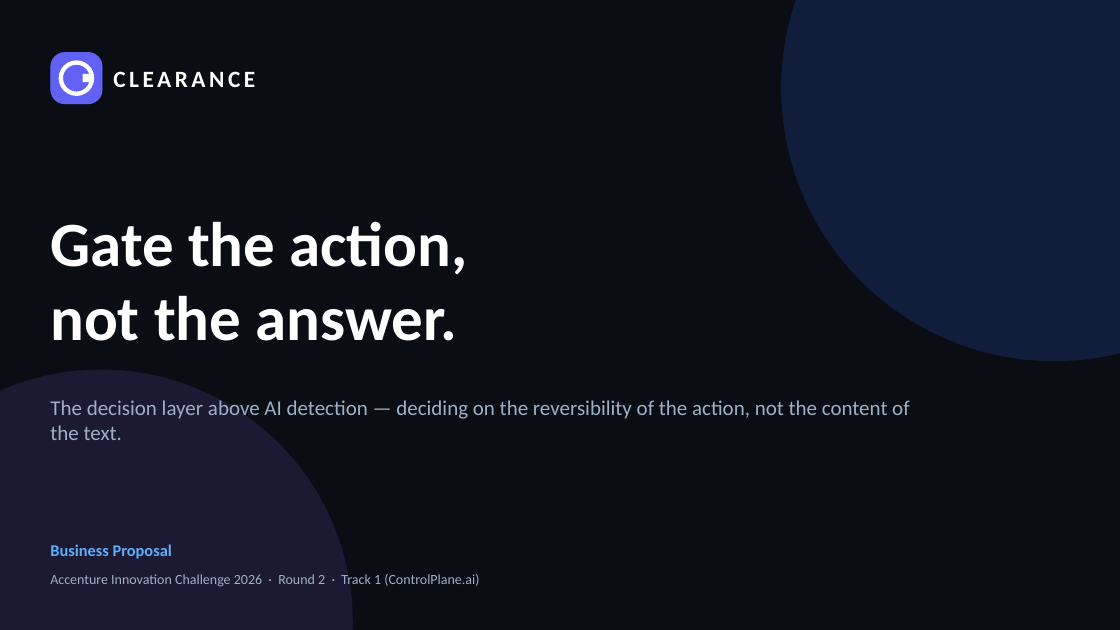
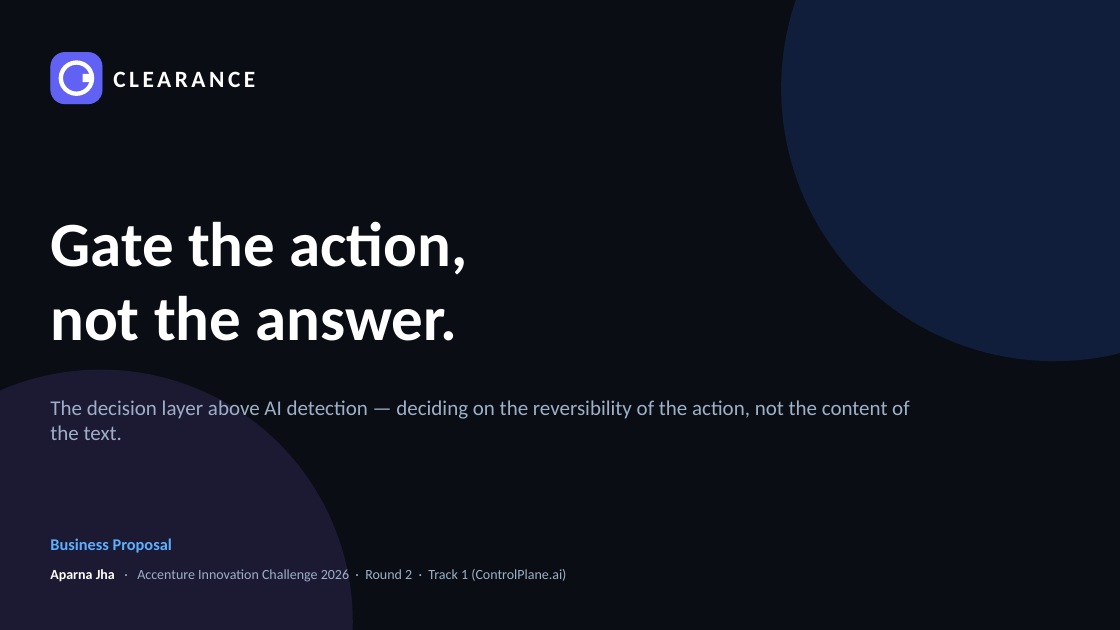
Before and after one commit to Aparna-Jha-05/clearance, a slide deck: slide 1 of proposal/CLEARANCE-Business-Proposal.pptx. Drawn at 1120x630 pixels with LibreOffice and Linux fonts; fonts in the diff are those of the drawing. Boxes give left, top, right and bottom in pixels: in the first picture for what was removed or moved away, otherwise in the second. Text is boxed around its words. In the diff, an @@ line names an element or a change of style, - is before the commit and + after.

```diff
--- a/proposal/CLEARANCE-Business-Proposal.pptx
+++ b/proposal/CLEARANCE-Business-Proposal.pptx
@@ text "Business Proposal" moved from (x1=50, y1=544, x2=172, y2=559) to (x1=50, y1=538, x2=172, y2=553) @@
@@ text at (x1=50, y1=569, x2=566, y2=582): text changed @@
-Accenture Innovation Challenge 2026 · Round 2 · Track 1 (ControlPlane.ai)
+Aparna Jha · Accenture Innovation Challenge 2026 · Round 2 · Track 1 (ControlPlane.ai)
```
Also in this commit, not shown: 1 other slide changed, 1 other file.
